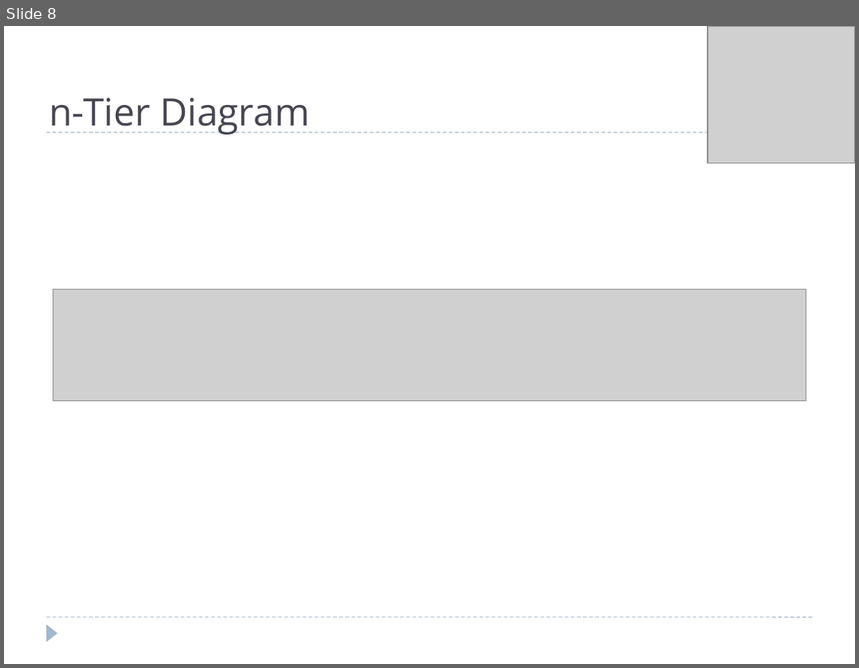
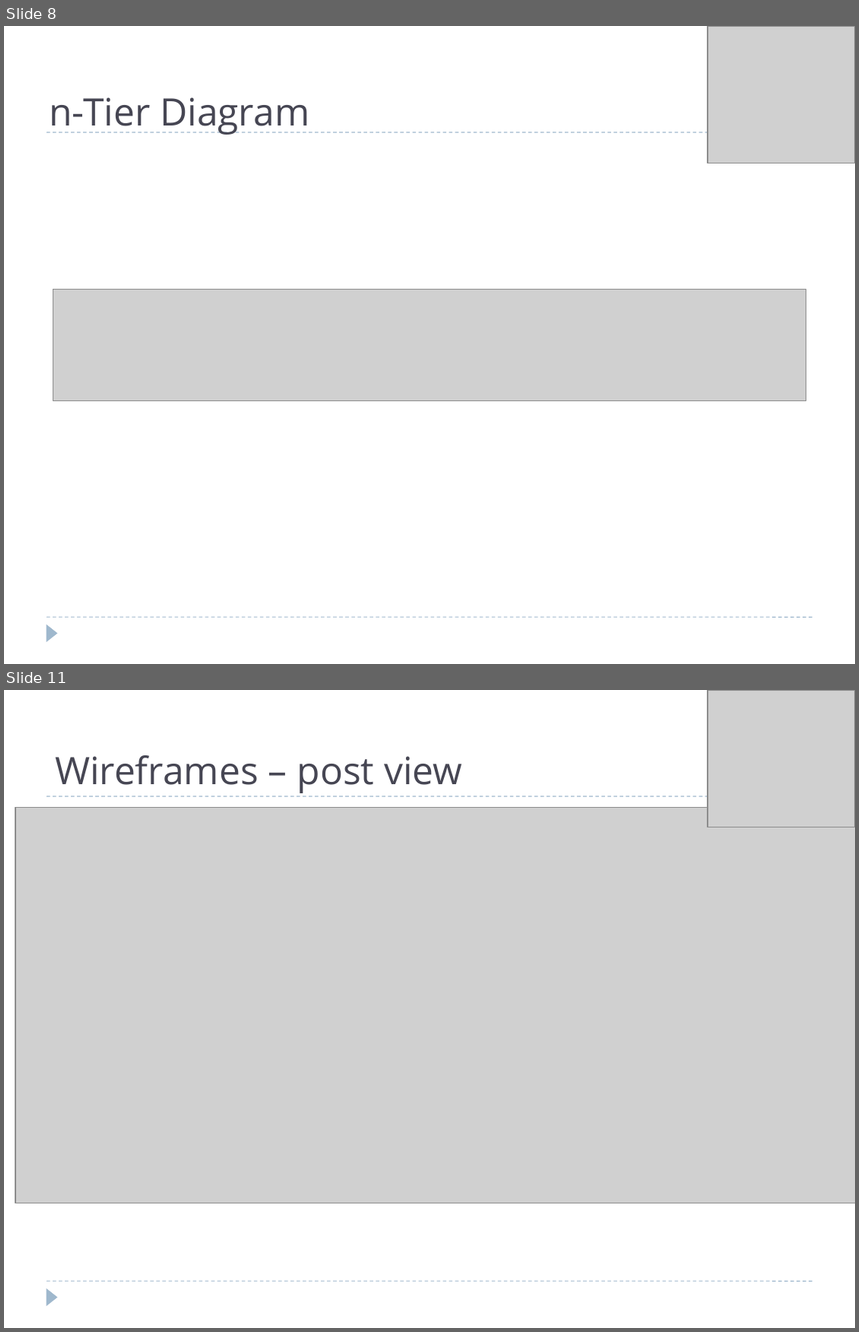
Before and after one commit to projectgoav/studeso, a slide deck: docs/presentation.pptx. Shown one above the other, each under a label of ours: slide 8 before the commit, slides 8 and 11 after it; the slides between them are not shown. The pictures are 859x668 and 859x1332 pixels, drawn with LibreOffice and Linux fonts; fonts in the diff are those of the drawing; grey boxes stand for pictures. Boxes give left, top, right and bottom in pixels: in the first picture for what was removed or moved away, otherwise in the second. Text is boxed around its words. In the diff, an @@ line names an element or a change of style, - is before the commit and + after.

```diff
--- a/docs/presentation.pptx
+++ b/docs/presentation.pptx
@@ slide 11 added at (4, 690, 855, 1328), background #FFFFFF; not listed: 3 template elements that a slide beside it also shows @@
@@ picture added at (708, 690, 855, 827) @@
@@ title added at (55, 755, 462, 793), 32 pt, text #464653 @@
+Wireframes – post view
@@ picture added at (15, 808, 855, 1204) @@
```
Also in this commit, not shown: 2 slides changed, 2 other slides added, 1 slide removed, 3 other files.
